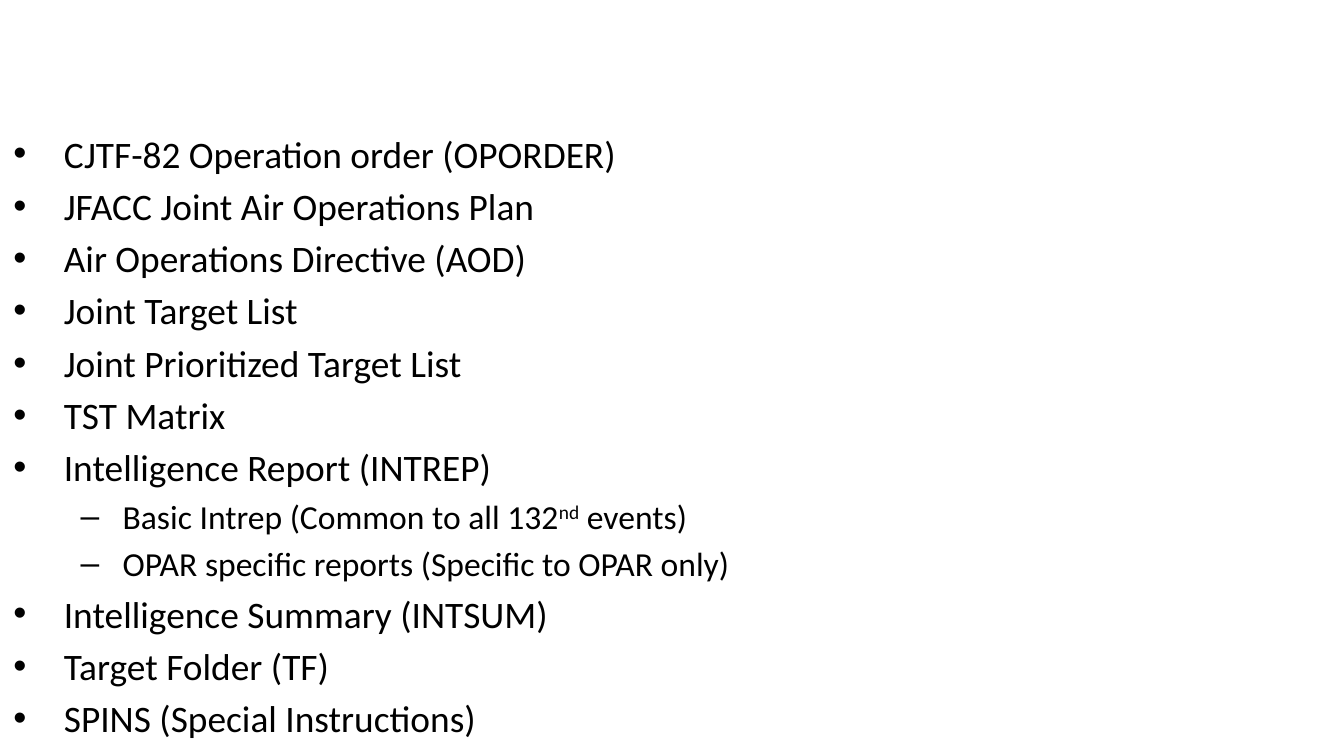
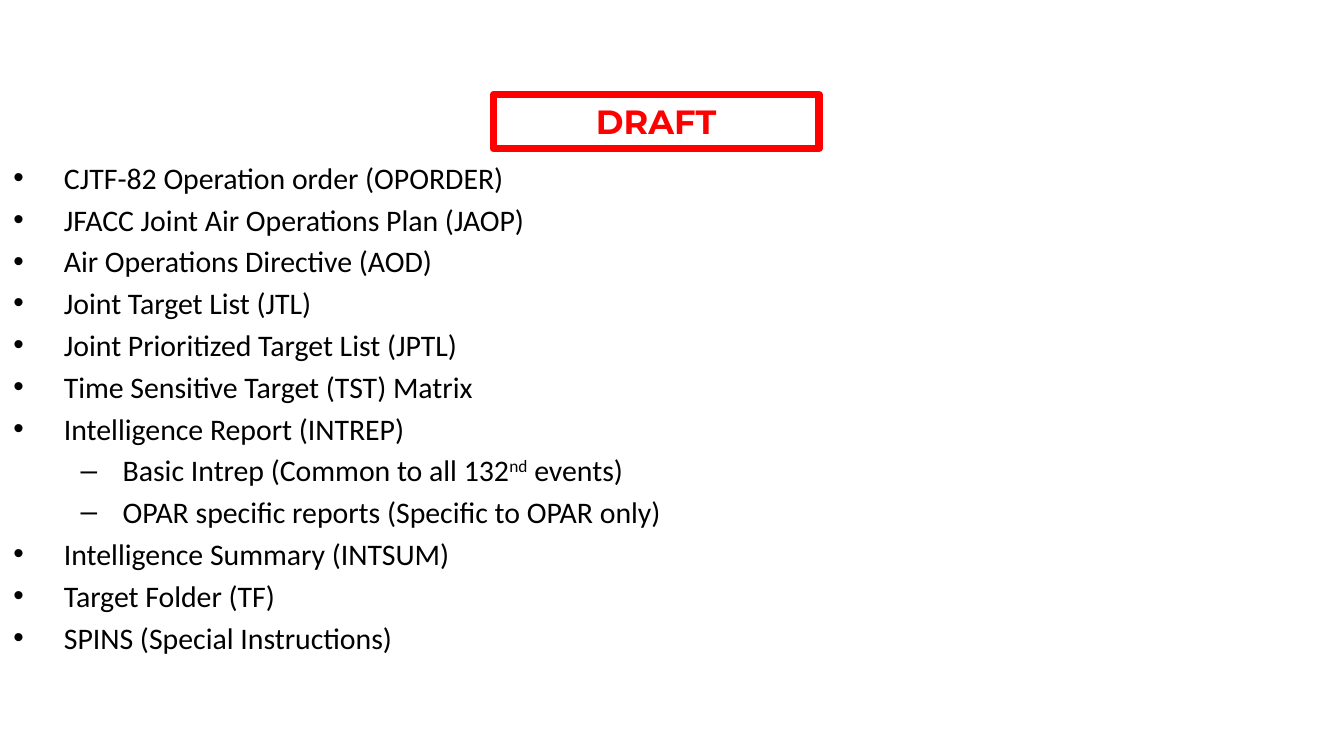
Before and after one commit to 132nd-vWing/OPAR-Brief, a slide deck: slide 20 of UNDER DEVELOPMENT/132nd OP ACTIVE RESOLVE Introduction Brief.pptx (slide 22 before the commit). Drawn at 1344x756 pixels with LibreOffice and Linux fonts; fonts in the diff are those of the drawing; background and template pictures are left out. Boxes give left, top, right and bottom in pixels: in the first picture for what was removed or moved away, otherwise in the second. Text is boxed around its words. In the diff, an @@ line names an element or a change of style, - is before the commit and + after.

Commit message:
chg: Updated intro brief, CJTF OPORDER, target list

```diff
--- a/UNDER DEVELOPMENT/132nd OP ACTIVE RESOLVE Introduction Brief.pptx
+++ b/UNDER DEVELOPMENT/132nd OP ACTIVE RESOLVE Introduction Brief.pptx
@@ rectangle added at (493,94,818,148), outline #FF0000 4 pt, 18 pt, text #FF0000, bold @@
+DRAFT
@@ text "CJTF-82 Operation order (OPORDER)": place and size @@
-text "CJTF-82 Operation order (OPORDER)" at (64,141,729,738)
+text "CJTF-82 Operation order (OPORDER)" at (64,167,661,654)
@@ text at (64,167,661,654): size 20 to 16 pt in "CJTF-82 Operation order (OPORDER)", "Air Operations Directive (AOD)", "Intelligence Report (INTREP)", "Intelligence Summary (INTSUM)" and 2 more places; size 18 to 16 pt in "Basic Intrep (Common to all 132nd events)", "OPAR specific reports (Specific to OPAR only)" @@
@@ text at (64,209,524,236): text changed; size 20 to 16 pt @@
-• JFACC Joint Air Operations Plan
+• JFACC Joint Air Operations Plan (JAOP)
@@ text at (64,292,473,403): text changed; size 20 to 16 pt @@
-• Joint Target List
-• Joint Prioritized Target List
-• TST Matrix
+• Joint Target List (JTL)
+• Joint Prioritized Target List (JPTL)
+• Time Sensitive Target (TST) Matrix
```
Also in this commit, not shown: 17 other slides changed, 1 slide added, 3 slides removed, 4 other files.
